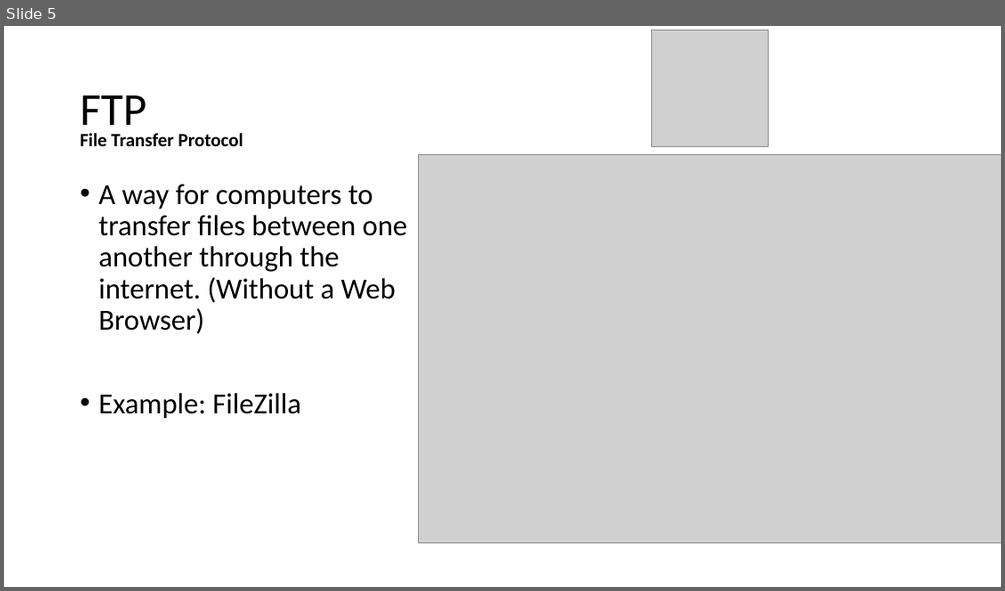
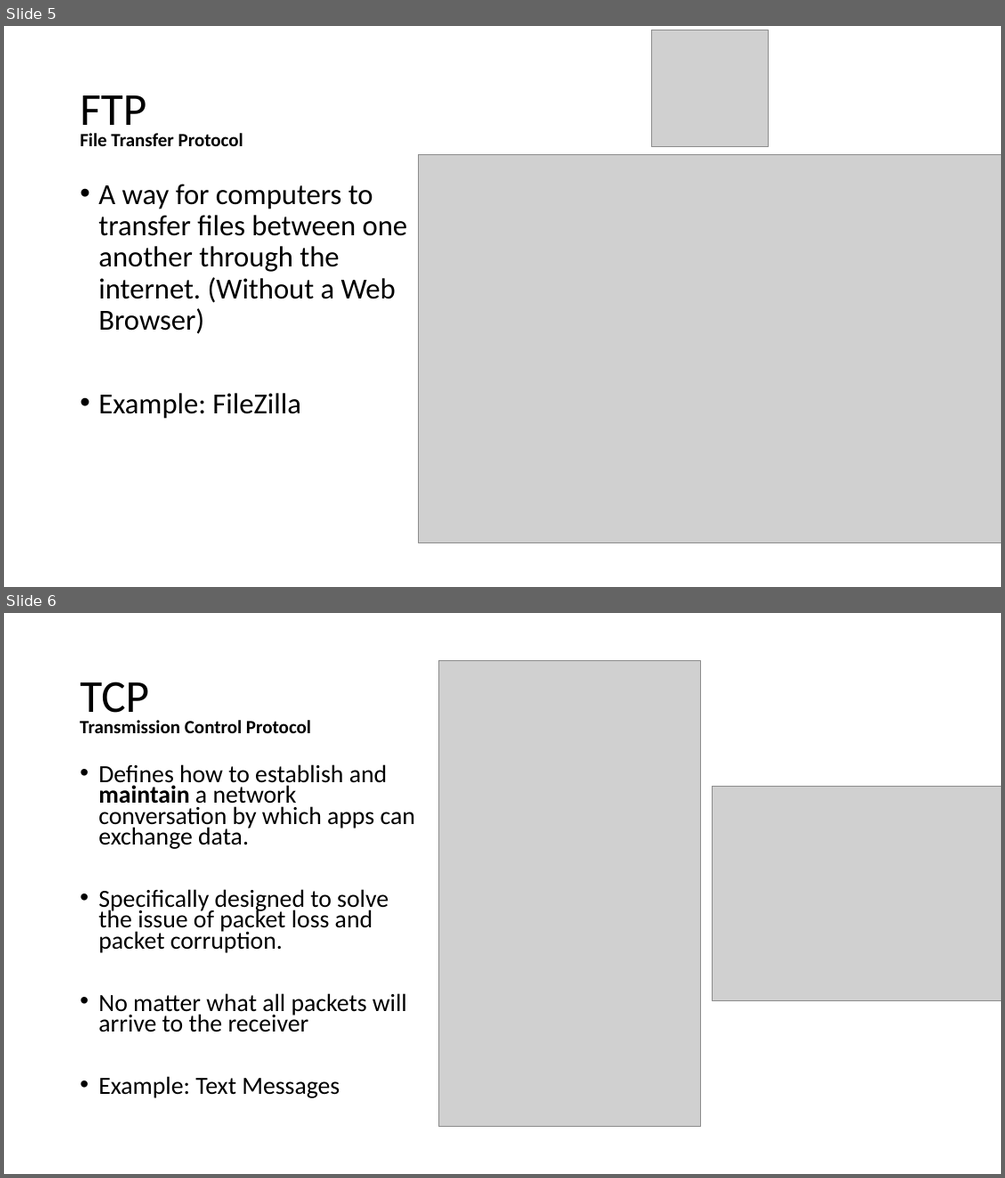
Before and after one commit to echoaj/TCS_PowerPoints, a slide deck: PowerPoints/Protocols.pptx. Shown one above the other, each under a label of ours: slide 5 before the commit, slides 5 and 6 after it. The pictures are 1005x591 and 1005x1178 pixels, drawn with LibreOffice and Linux fonts; fonts in the diff are those of the drawing; grey boxes stand for pictures. Boxes give left, top, right and bottom in pixels: in the first picture for what was removed or moved away, otherwise in the second. Text is boxed around its words. In the diff, an @@ line names an element or a change of style, - is before the commit and + after.

Commit message:
finished protocol ppt

```diff
--- a/PowerPoints/Protocols.pptx
+++ b/PowerPoints/Protocols.pptx
@@ slide 6 added at [4,613,1001,1174], background #FFFFFF @@
@@ picture added at [438,661,700,1127] @@
@@ title added at [80,682,149,722], 44 pt, text #000000 @@
+TCP
@@ text added at [80,720,311,733], 18 pt, text #000000, bold @@
+Transmission Control Protocol
@@ text added at [98,764,415,1098], 23.8 pt, text #000000 @@
+• Defines how to establish and maintain a network conversation by which apps can exchange data.
+• Specifically designed to solve the issue of packet loss and packet corruption.
+• No matter what all packets will arrive to the receiver
+• Example: Text Messages
@@ picture added at [712,787,1001,1000] @@
```
Also in this commit, not shown: 5 other slides added.
